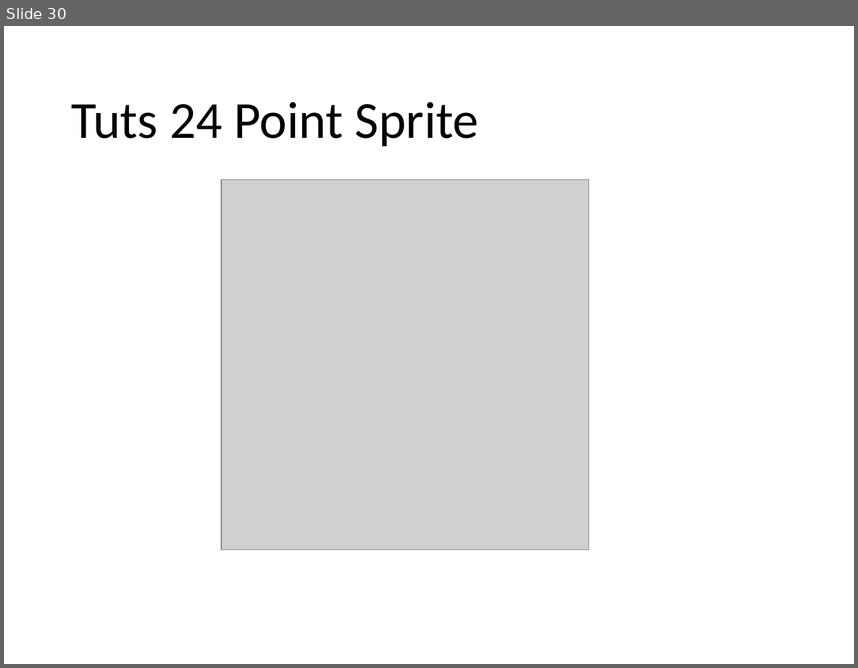
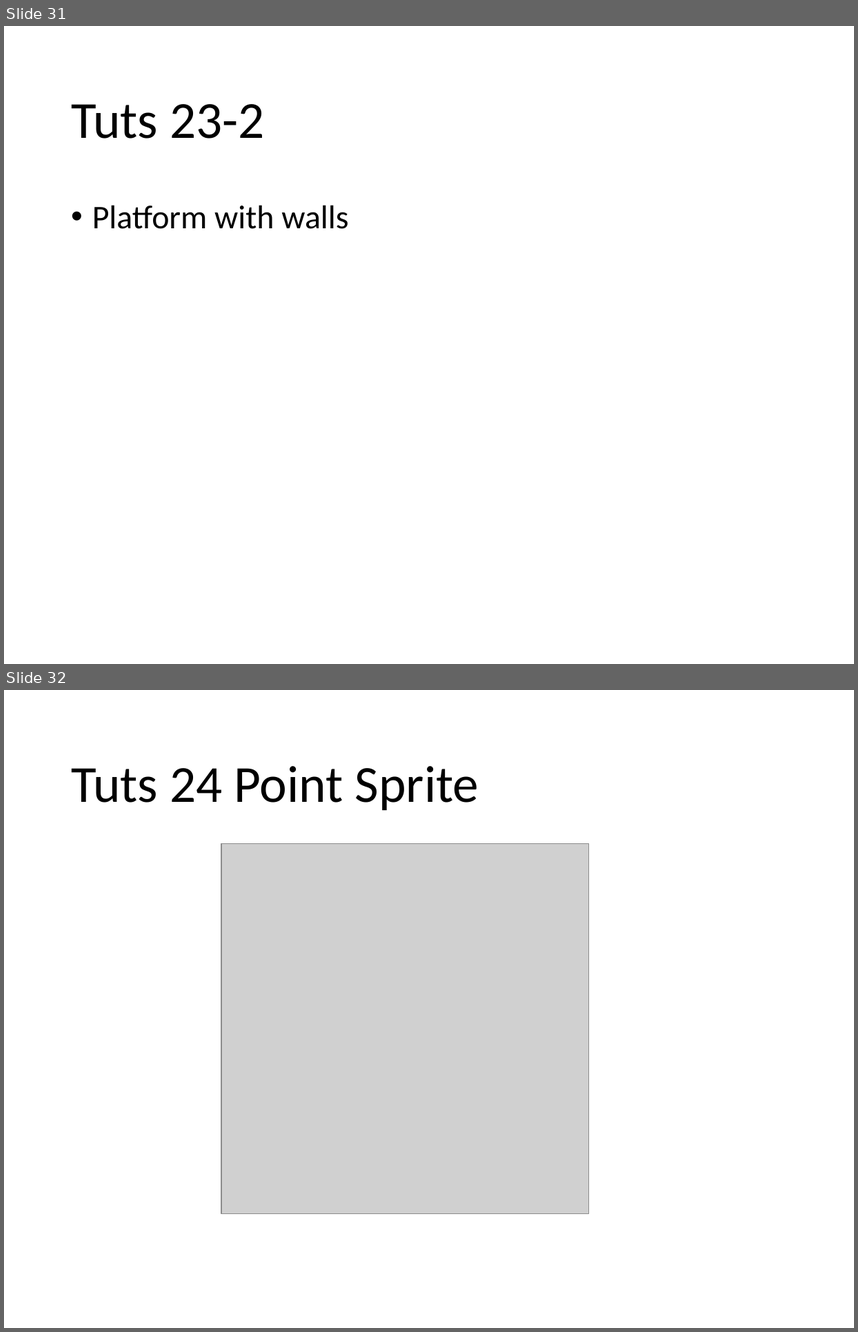
Before and after one commit to caa1211/tutsplus, a slide deck: threejs-tuts-3.pptx. Shown one above the other, each under a label of ours: slide 30 before the commit, slides 31 and 32 after it. The pictures are 858x668 and 858x1332 pixels, drawn with LibreOffice and Linux fonts; fonts in the diff are those of the drawing; grey boxes stand for pictures. Boxes give left, top, right and bottom in pixels: in the first picture for what was removed or moved away, otherwise in the second. Text is boxed around its words. In the diff, an @@ line names an element or a change of style, - is before the commit and + after.

```diff
--- a/threejs-tuts-3.pptx
+++ b/threejs-tuts-3.pptx
@@ slide 31 added at bbox=[4, 26, 854, 664], background #FFFFFF @@
@@ title added at bbox=[71, 104, 264, 138], 44 pt, text #000000 @@
+Tuts 23-2
@@ text added at bbox=[92, 205, 348, 229], 28 pt, text #000000 @@
+• Platform with walls
@@ what was slide 30 is now slide 32 @@
```
Also in this commit, not shown: 4 slides changed, 1 other slide added, 20 other files.
